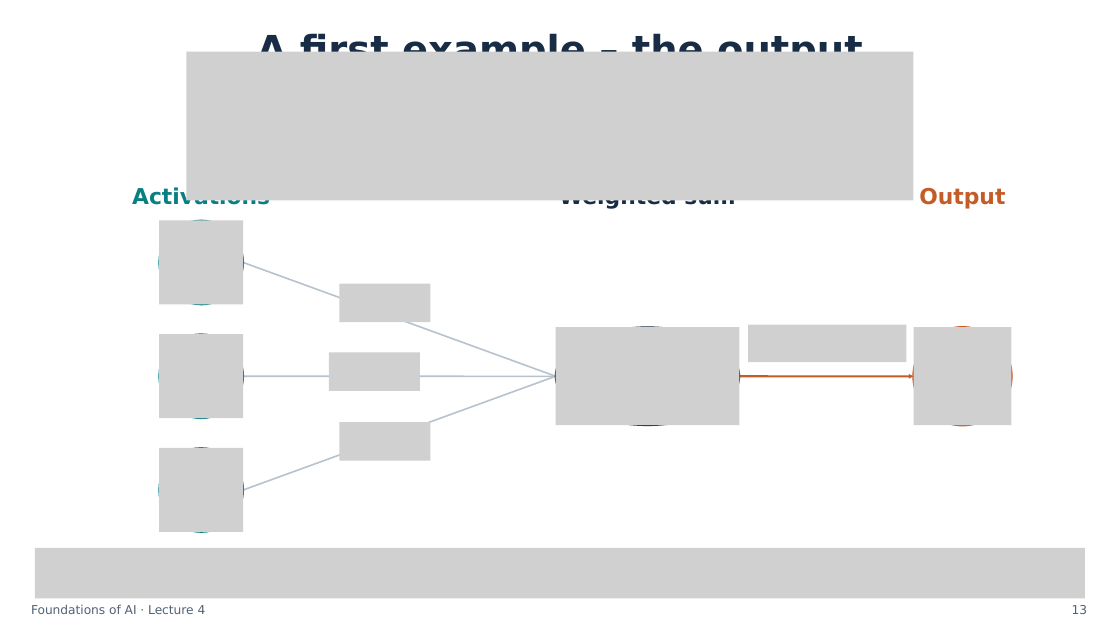
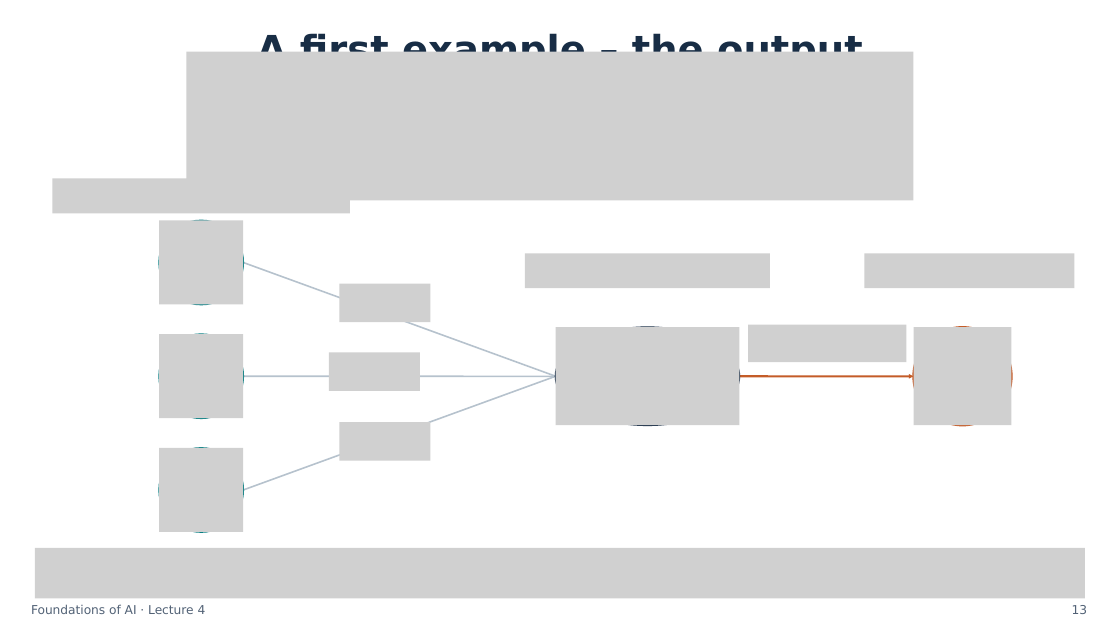
Before and after one commit to semtm0051/2026_27, a slide deck: slide 13 of Week_04/Slides/Week_04 - Slides.pptx. Drawn at 1120x630 pixels with LibreOffice and Linux fonts; fonts in the diff are those of the drawing; grey boxes stand for pictures. Boxes give left, top, right and bottom in pixels: in the first picture for what was removed or moved away, otherwise in the second. Text is boxed around its words. In the diff, an @@ line names an element or a change of style, - is before the commit and + after.

```diff
--- a/Week_04/Slides/Week_04 - Slides.pptx
+++ b/Week_04/Slides/Week_04 - Slides.pptx
@@ picture added at (x1=52, y1=178, x2=350, y2=213) @@
@@ text removed at (x1=132, y1=186, x2=270, y2=209) @@
-Activations
@@ text removed at (x1=559, y1=200, x2=735, y2=209) @@
-Weighted sum
@@ text removed at (x1=919, y1=188, x2=1005, y2=209) @@
-Output
@@ picture added at (x1=525, y1=254, x2=770, y2=289) @@
@@ picture added at (x1=865, y1=254, x2=1075, y2=289) @@
```
Also in this commit, not shown: 11 other slides changed, 1 other file.
